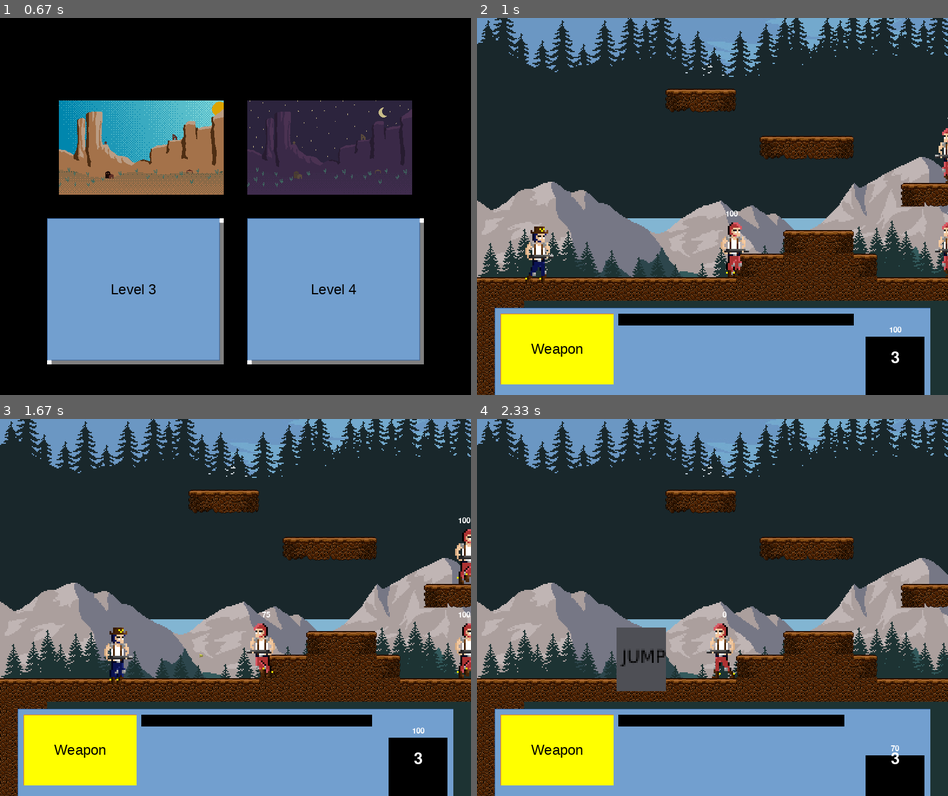
Above: before the commit, frames 1-4 (two rows, left to right).
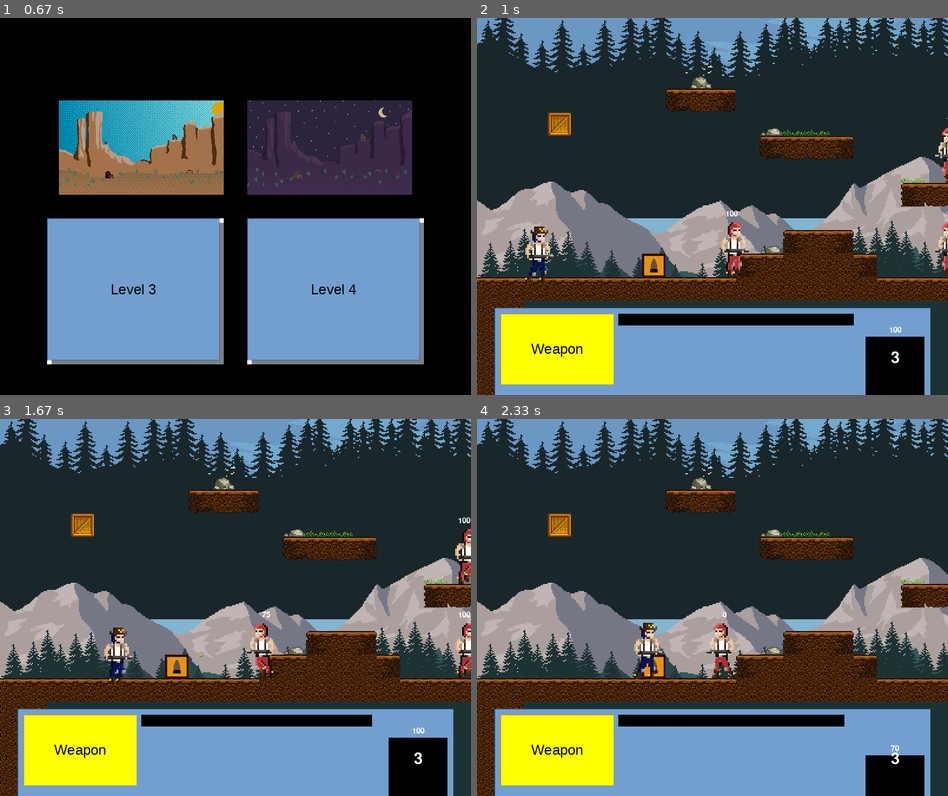
Above: after the commit, the same moments.

Repository: DevsInTheShed/pyGameJam2021
Game: pygame game, started from main.py
The game is run twice, just before and just after one commit, with the same random seed, the same clock (stepped at 60 frames per second) and the same inputs.
Inputs (mouse positions are in pixels of both pictures, inside the frame that each line leads up to):
- Up to frame 1 (0.67 s): click (235, 217) at 0.38 s
- Up to frame 2 (1 s): click (811, 289) at 0.72 s
- Up to frame 3 (1.67 s): tap Space at 1, 1.4 s; hold Right from 1.33 s (still down)
- Up to frame 4 (2.33 s): tap Space at 1.7, 1.9, 2.23 s; release Right at 1.8 s; hold Up 1.83-2.13 s; hold Right from 2.17 s (still down)

Frame 1 is identical in both runs. In frame 2, 0.9% of the frame differs, in the area x 15-95%, y 15-69%; in frame 3, 0.9%; in frame 4, 2.4%, in the area x 15-95%, y 15-73%.

Commit message:
feature: player collision with world

Diff:
--- a/game/character.py
+++ b/game/character.py
@@ -65,6 +65,8 @@
             self.velocity_y = 10
         delta_y = self.velocity_y
 
+        #collision
+
         if self.rect.bottom + delta_y > self.floor:
             delta_y = self.floor - self.rect.bottom
             self.in_air = False
--- /dev/null
+++ b/game/collectable.py
@@ -0,0 +1,21 @@
+from game import enums
+from game.globals import TileSize
+import pygame
+
+
+class ItemBox(pygame.sprite.Sprite):
+    def __init__(self, img, x ,y):
+        pygame.sprite.Sprite.__init__(self)
+        #self.itemType = itemType
+        self.image = img
+        self.rect = self.image.get_rect()
+        self.rect.midtop = (x + TileSize//2, y + (TileSize - self.image.get_height()))
+
+
+
+class Decorators(pygame.sprite.Sprite):
+    def __init__(self, img, x ,y):
+        pygame.sprite.Sprite.__init__(self)
+        self.image = img
+        self.rect = self.image.get_rect()
+        self.rect.midtop = (x + TileSize//2, y + (TileSize - self.image.get_height()))
--- a/game/enemy.py
+++ b/game/enemy.py
@@ -58,11 +58,11 @@
             super().shoot()
 
     def update(self):
+        self.brain()
         if self.weapons[self.currentWeapon].timer > 0:
             self.weapons[self.currentWeapon].timer -= 1
 
     def draw(self):
-        self.brain()
         self.update()
 
         health = SmallFont.render(str(self.health), 1, WHITE)
--- a/game/enums.py
+++ b/game/enums.py
@@ -19,3 +19,8 @@
     two = 2
     three = 3
     four = 4
+
+class Collectable(Enum):
+    ammo = 0
+    health = 1
+    weapon = 2
--- a/game/globals.py
+++ b/game/globals.py
@@ -71,8 +71,11 @@
 FPS = 60
 GRAVITY = 0.75
 CharacterScale = 3
+bg_scroll = 0
+CollideLeft = pygame.USEREVENT + 1
+CollideRight = pygame.USEREVENT + 2
+CollideTop = pygame.USEREVENT + 3
 
-bg_scroll = 0
 
 def getCharacterSprites(characterTypes, animationTypes, spriteList):
     for char_type in characterTypes:
--- a/game/world.py
+++ b/game/world.py
@@ -1,13 +1,18 @@
 
+import pygame
+from game.collectable import Decorators, ItemBox
 from game.enemy import Enemy
-from game.globals import EnemyTypes, TileList, TileSize, ViewScreen
+from game.globals import CollideLeft, CollideRight, EnemyTypes, TileList, TileSize, ViewScreen
+from game import enums
 
 
 class World():
     def __init__(self, player):
         self.player = player
-        self.enemies = []
-        self.obstacles = []
+        self.obstacles = pygame.sprite.Group()
+        self.enemies = pygame.sprite.Group()
+        self.collectables = pygame.sprite.Group()
+        self.decorators = pygame.sprite.Group()
 
     def processData(self, data):
         # iterate through level data
@@ -22,7 +27,7 @@
 
                     #obstacles
                     if tile >= 0 and tile <= 8:
-                        self.obstacles.append(tileData)
+                        self.obstacles.add(WorldTile(tileImg, tileRect.x, tileRect.y, self.player))
 
                     #water
                     elif tile >=9 and tile <= 10:
@@ -30,17 +35,17 @@
 
                     #decorators
                     elif tile >=11 and tile <= 14:
-                        pass
+                        self.decorators.add(Decorators(tileImg, tileRect.x, tileRect.y))
 
                     #enemies
                     elif tile == 15:
-                        self.enemies.append(Enemy(EnemyTypes["alien1"], tileRect.x, tileRect.y+TileSize, 2, self.player))
+                        self.enemies.add(Enemy(EnemyTypes["alien1"], tileRect.x, tileRect.y+TileSize, 2, self.player))
 
                     #ammo
                     elif tile == 16:
-                        pass
+                        self.collectables.add(ItemBox(tileImg, tileRect.x, tileRect.y))
 
-                    #granade
+                    #weapon
                     elif tile == 17:
                         pass
 
@@ -56,8 +61,55 @@
 
 
     def draw(self):
-        for tile in self.obstacles:
-            ViewScreen.blit(tile[0], tile[1])
+        # for tile in self.obstacles:
+        #     ViewScreen.blit(tile[0], tile[1])
+
+        self.obstacles.update()
+        self.obstacles.draw(ViewScreen)
+
+
+        self.decorators.update()
+        self.decorators.draw(ViewScreen)
+
+        self.collectables.update()
+        self.collectables.draw(ViewScreen)
+
 
         for enemy in self.enemies:
             enemy.draw()
+
+
+class WorldTile(pygame.sprite.Sprite):
+    def __init__(self, img, x ,y, player):
+        pygame.sprite.Sprite.__init__(self)
+        self.image = img
+        self.rect = self.image.get_rect()
+        self.rect.x = x
+        self.rect.y = y
+        self.player = player
+
+    def update(self):
+        feet = self.player.rect.bottom - TileSize
+
+        #collide left
+        if self.rect.collidepoint(self.player.rect.right - TileSize, feet):
+            self.player.state[pygame.K_RIGHT] = False
+            self.player.rect.x -= 1
+
+        # collide right
+        if self.rect.collidepoint(self.player.rect.left + TileSize, feet):
+            self.player.state[pygame.K_LEFT] = False
+            self.player.rect.x += 1
+
+        # collide feet
+        if self.rect.collidepoint(self.player.rect.centerx, self.player.rect.bottom):
+            if self.player.velocity_y >= 0:
+                self.player.velocity_y = 0
+                self.player.in_air = False
+                self.player.delta_y = self.rect.top
+
+        # collide head
+        if self.rect.collidepoint(self.player.rect.centerx, self.player.rect.top):
+            if self.player.velocity_y < 0:
+                self.player.velocity_y = 0
+                self.player.delta_y = self.rect.bottom
--- a/level/level1.py
+++ b/level/level1.py
@@ -29,8 +29,6 @@
         self.world = World(self.player)
         self.player.enemies = self.world.processData(self.worldData)
 
-    #create empty tile list
-
 
     def draw_bg(self):
         #background
@@ -47,7 +45,6 @@
         globals.ViewScreen.blit(Title, (globals.SCREEN.left + 20, 20))
 
         self.draw_bg()
-        # pygame.draw.line(globals.ViewScreen, globals.GroundColor, (0, 450), (globals.SCREEN.width, 450), 10)
         self.world.draw()
 
         if self.player.alive:
--- a/level/level1_data.csv
+++ b/level/level1_data.csv
@@ -8,7 +8,7 @@
 -1,-1,-1,-1,-1,-1,-1,-1,-1,-1,-1,-1,-1,-1,-1,-1,-1,-1,1,7,7,7,7,7,8,-1,-1,-1,-1,13,-1,0,-1,-1,3,4,5,-1,-1,-1,-1,-1,-1,- …(285 unchanged characters)…
 -1,-1,-1,-1,-1,-1,-1,-1,-1,-1,-1,-1,-1,-1,-1,-1,-1,-1,-1,-1,-1,-1,-1,-1,-1,-1,-1,-1,14,1,0,5,9,9,3,4,5,-1,-1,-1,-1,-1,- …(296 unchanged characters)…
 -1,-1,-1,-1,-1,-1,-1,-1,-1,-1,-1,-1,11,1,0,2,-1,-1,-1,-1,-1,-1,-1,-1,-1,-1,-1,1,0,4,4,5,10,10,3,4,5,-1,-1,-1,-1,-1,-1,- …(277 unchanged characters)…
--1,-1,-1,-1,-1,-1,-1,-1,-1,-1,15,1,0,4,4,4,2,-1,-1,-1,14,15,11, …(314 unchanged characters)…
+-1,-1,-1,-1,-1,-1,-1,16,-1,-1,15,1,0,4,4,4,2,-1,-1,-1,14,15,11, …(314 unchanged characters)…
 0,0,0,0,0,0,0,0,0,0,0,4,4,4,4,4,4,0,0,0,0,0,0,0,0,0,4,4,4,4,4,4,4,4,4,4,4,-1,-1,-1,-1,-1,-1,-1,-1,-1,-1,-1,-1,-1,-1,-1, …(260 unchanged characters)…
 4,4,-1,-1,-1,-1,-1,-1,-1,-1,-1,-1,-1,-1,-1,-1,-1,-1,-1,-1,-1,-1,-1,-1,-1,-1,-1,-1,-1,-1,-1,-1,-1,-1,-1,-1,-1,-1,-1,-1,- …(328 unchanged characters)…
 4,4,-1,-1,-1,-1,-1,-1,-1,-1,-1,-1,-1,-1,-1,-1,-1,-1,-1,-1,-1,-1,-1,-1,-1,-1,-1,-1,-1,-1,-1,-1,-1,-1,-1,-1,-1,-1,-1,-1,- …(328 unchanged characters)…
--- a/screen/stage.py
+++ b/screen/stage.py
@@ -34,6 +34,16 @@
         self.hud.draw()
 
         for event in pygame.event.get():
+            # if event.type == globals.CollideLeft:
+            #        self.player1.state[pygame.K_RIGHT] = False
+            #        self.player1.rect.x -= 1
+            # elif event.type == globals.CollideRight:
+            #        self.player1.state[pygame.K_LEFT] = False
+            #        self.player1.rect.x += 1
+
+            if event.type == globals.CollideTop:
+                self.player1.rect.y += globals.TileSize
+
             if event.type == pygame.KEYDOWN:
                 if event.key == pygame.K_ESCAPE:
                     return False
@@ -43,6 +53,8 @@
             if event.type == pygame.KEYUP:
                 self.player1.state[event.key] = False
 
+
+
             if event.type == pygame.QUIT:
                 return False
 
